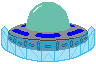
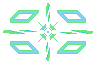
Revision of a layered 96 × 64 image; what changed, layer by layer:
hid "Capa 2" over box(1, 26, 95, 62)
hid "ADC" over box(8, 2, 88, 51)
added layer "Capa 6" above "BG" over box(3, 3, 93, 61)
